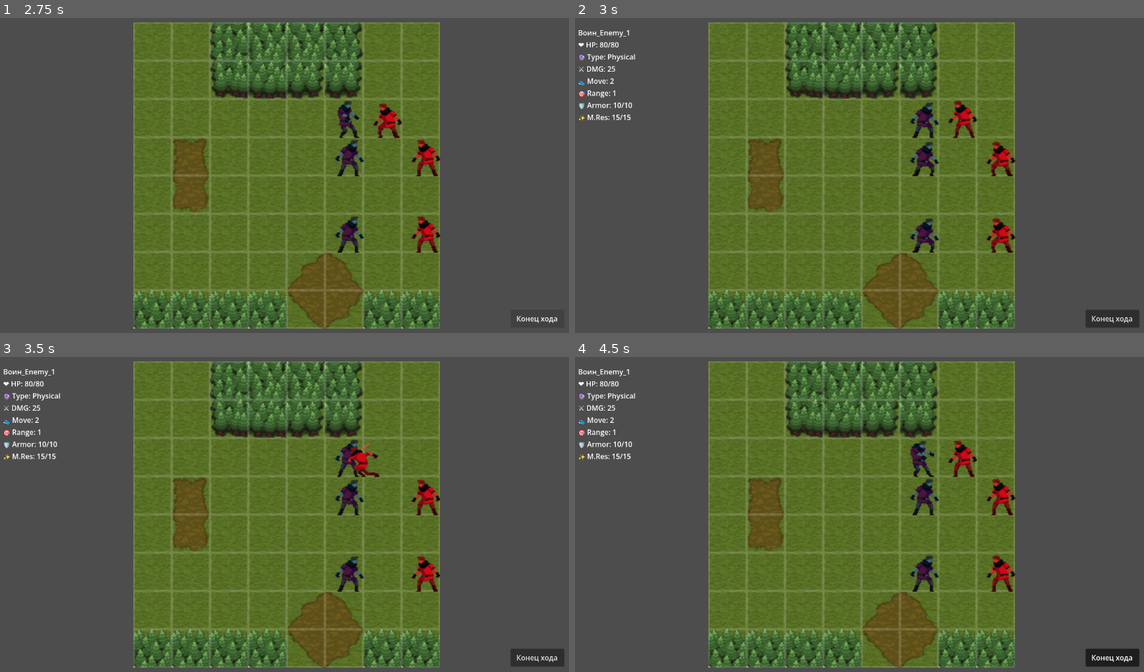
Above: before the commit, frames 1-4 (two rows, left to right).
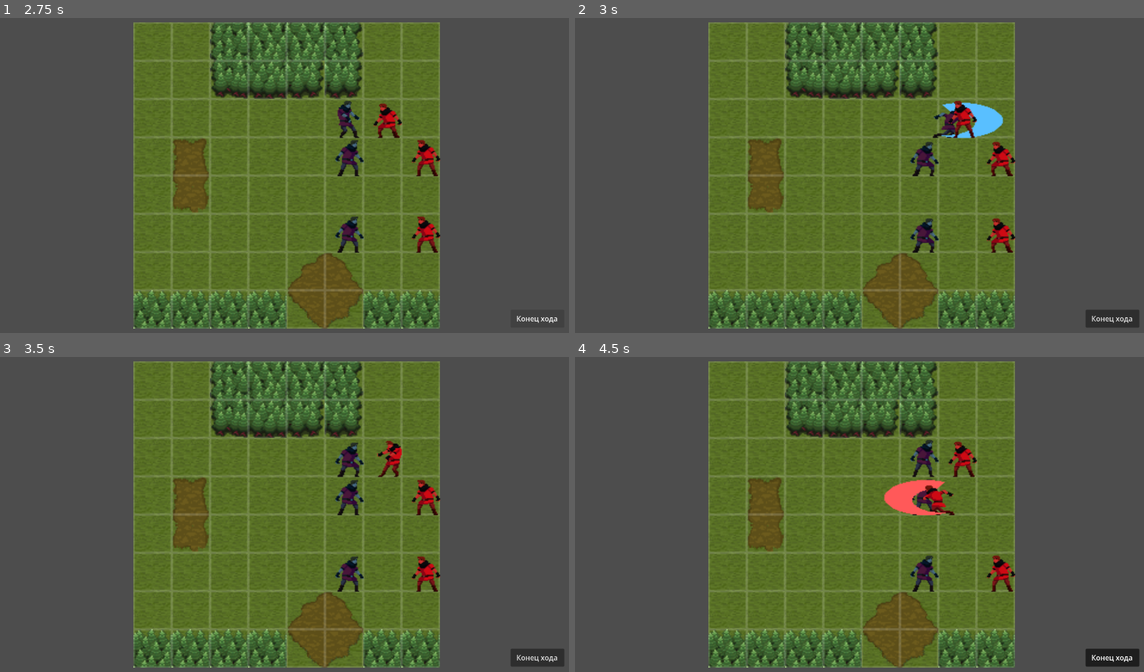
Above: after the commit, the same moments.

Repository: mikhalenkoilya/GodotTest
Game: Godot game, scene res://scenes/world.tscn
Two runs of this game, one before a commit and one after it. Both use one fixed random seed, a clock stepped at 60 frames per second and the inputs below. This scene is started directly instead of the project's main scene.
Inputs (mouse positions are in pixels of both pictures, inside the frame that each line leads up to):
- Up to frame 1 (2.75 s): click "Конец хода" at 0.5 s; click "Конец хода" at 1.25 s; click "Конец хода" at 2 s
- Up to frame 2 (3 s): tap Enter at 2.75 s; move the mouse to (990, 159) at 2.77 s; hold Keypad Enter (end_turn) from 2.78 s (still down); click (990, 159) at 2.92 s
- Up to frame 3 (3.5 s): keep holding Keypad Enter (end_turn); tap Space at 3.02 s
- Up to frame 4 (4.5 s): move the mouse to (745, 530) at 3.52 s; release Keypad Enter (end_turn) at 3.53 s; tap Keypad Enter (end_turn) at 3.6 s; click (745, 530) at 3.67 s; tap Space at 3.77 s; move the mouse to (916, 445) at 4.27 s; hold Keypad Enter (end_turn) from 4.28 s (still down); click (916, 445) at 4.42 s

Frame 1 is identical in both runs. In frame 2, 1.6% of the frame differs, in the area x 0-76%, y 3-39%; in frame 3, 1.2%; in frame 4, 2.2%, in the area x 0-78%, y 3-51%.
Error before the commit: Invalid access to property or key 'can_counter_attack' on a base object of type 'Resource (ClassData)'. (res://Scripts/TurnManager.gd:253)

Commit message:
Update TurnManager.gd with counter attack

Diff:
--- a/turn-based-test/Scripts/TurnManager.gd
+++ b/turn-based-test/Scripts/TurnManager.gd
@@ -85,6 +85,12 @@
 	selected_actor = null
 	_clear_highlight()
 	friendly_remaining_moves = friendly_actors.duplicate()
+
+	# 🔄 Сброс состояния (включая счетчики ответных атак) для всех живых юнитов
+	for actor in friendly_actors + enemy_actors:
+		if is_instance_valid(actor) and not actor.is_dead:
+			actor.reset_turn_state()
+
 	print("⚔️ Наступил Ваш ход!")
 	turn_changed.emit(true)
 
@@ -160,12 +166,13 @@
 			await attacker.perform_attack(target)
 
 			if is_instance_valid(attacker) and is_instance_valid(target) and not target.is_dead:
-				# Добавлен await для корректного ожидания анимации получения урона
 				await target.take_damage(attacker.attack_damage, attacker.attack_type)
 
-				# 🔄 НОВАЯ ЛОГИКА: Ответная атака
-				if not target.is_dead and target.class_data and target.class_data.can_counter_attack:
-					print("🔄 %s выполняет ответную атаку по %s!" % [target.name, attacker.name])
+				# 🔄 ЛОГИКА: Ответная атака с проверкой и тратой заряда
+				if not target.is_dead and target.class_data and target.remaining_counter_attacks > 0:
+					target.remaining_counter_attacks -= 1 # Тратим один заряд
+					print("🔄 %s выполняет ответную атаку по %s! (Осталось зарядов: %d)" % [target.name, attacker.name, target.remaining_counter_attacks])
+
 					await target.perform_attack(attacker)
 					if is_instance_valid(attacker) and not attacker.is_dead:
 						await attacker.take_damage(target.attack_damage, target.attack_type)
@@ -246,12 +253,13 @@
 			await get_tree().create_timer(0.2).timeout
 
 			if is_instance_valid(attacker) and is_instance_valid(target) and not target.is_dead:
-				# Добавлен await для корректного ожидания анимации получения урона
 				await target.take_damage(attacker.attack_damage, attacker.attack_type)
 
-				# 🔄 НОВАЯ ЛОГИКА: Ответная атака
-				if not target.is_dead and target.class_data and target.class_data.can_counter_attack:
-					print("🔄 %s выполняет ответную атаку по %s!" % [target.name, attacker.name])
+				# 🔄 ЛОГИКА: Ответная атака с проверкой и тратой заряда
+				if not target.is_dead and target.class_data and target.remaining_counter_attacks > 0:
+					target.remaining_counter_attacks -= 1 # Тратим один заряд
+					print("🔄 %s выполняет ответную атаку по %s! (Осталось зарядов: %d)" % [target.name, attacker.name, target.remaining_counter_attacks])
+
 					await target.perform_attack(attacker)
 					if is_instance_valid(attacker) and not attacker.is_dead:
 						await attacker.take_damage(target.attack_damage, target.attack_type)
